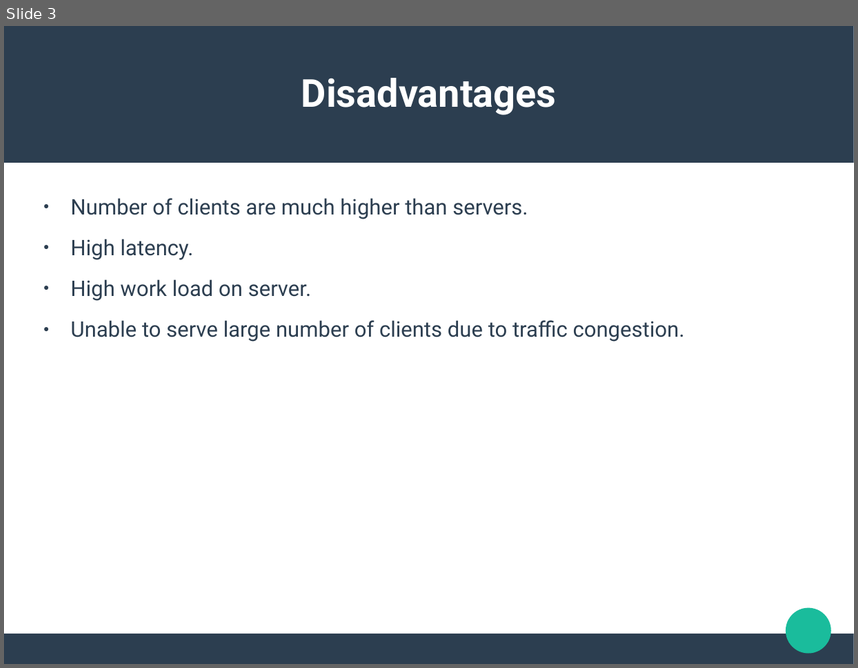
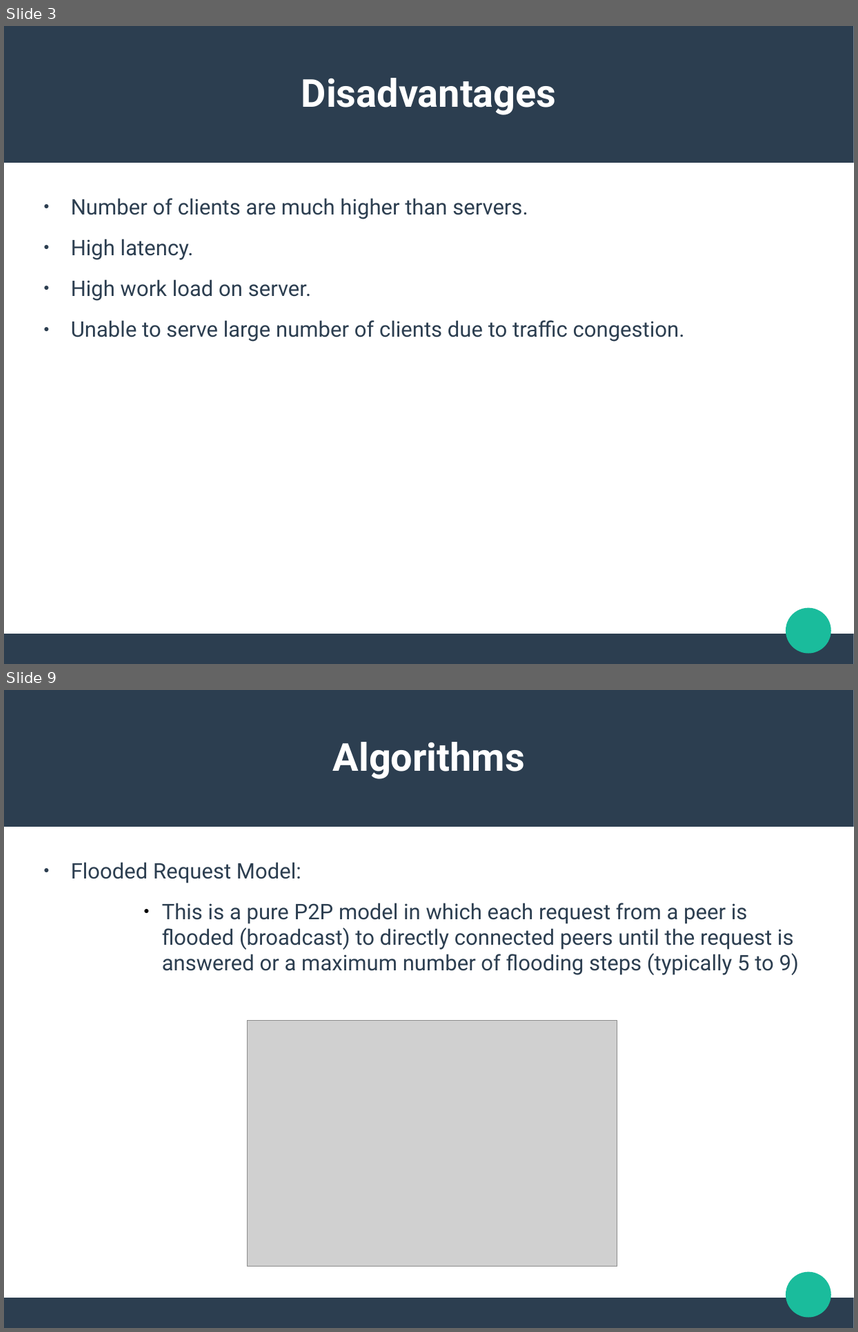
Before and after one commit to ishanjoshi02/TeSeminar, a slide deck: Presentation/Neeraj/Presentation.pptx. Shown one above the other, each under a label of ours: slide 3 before the commit, slides 3 and 9 after it; the slides between them are not shown. The pictures are 858x668 and 858x1332 pixels, drawn with LibreOffice and Linux fonts; fonts in the diff are those of the drawing; grey boxes stand for pictures. Boxes give left, top, right and bottom in pixels: in the first picture for what was removed or moved away, otherwise in the second. Text is boxed around its words. In the diff, an @@ line names an element or a change of style, - is before the commit and + after.

```diff
--- a/Presentation/Neeraj/Presentation.pptx
+++ b/Presentation/Neeraj/Presentation.pptx
@@ slide 9 added at [4, 690, 854, 1328], background #FFFFFF; not listed: 3 template elements that a slide beside it also shows @@
@@ text added at [333, 742, 525, 779], 36 pt, text #FFFFFF, bold @@
+Algorithms
@@ text added at [71, 862, 799, 975], 20 pt, text #2C3E50 @@
+● Flooded Request Model:
+            ● This is a pure P2P model in which each request from a peer is flooded (broadcast) to directly connected peers until the request is answered or a maximum number of flooding steps (typically 5 to 9)
@@ picture added at [247, 1020, 617, 1266] @@
```
Also in this commit, not shown: 2 slides changed, 6 other slides added, 2 slides removed, 8 other files.
